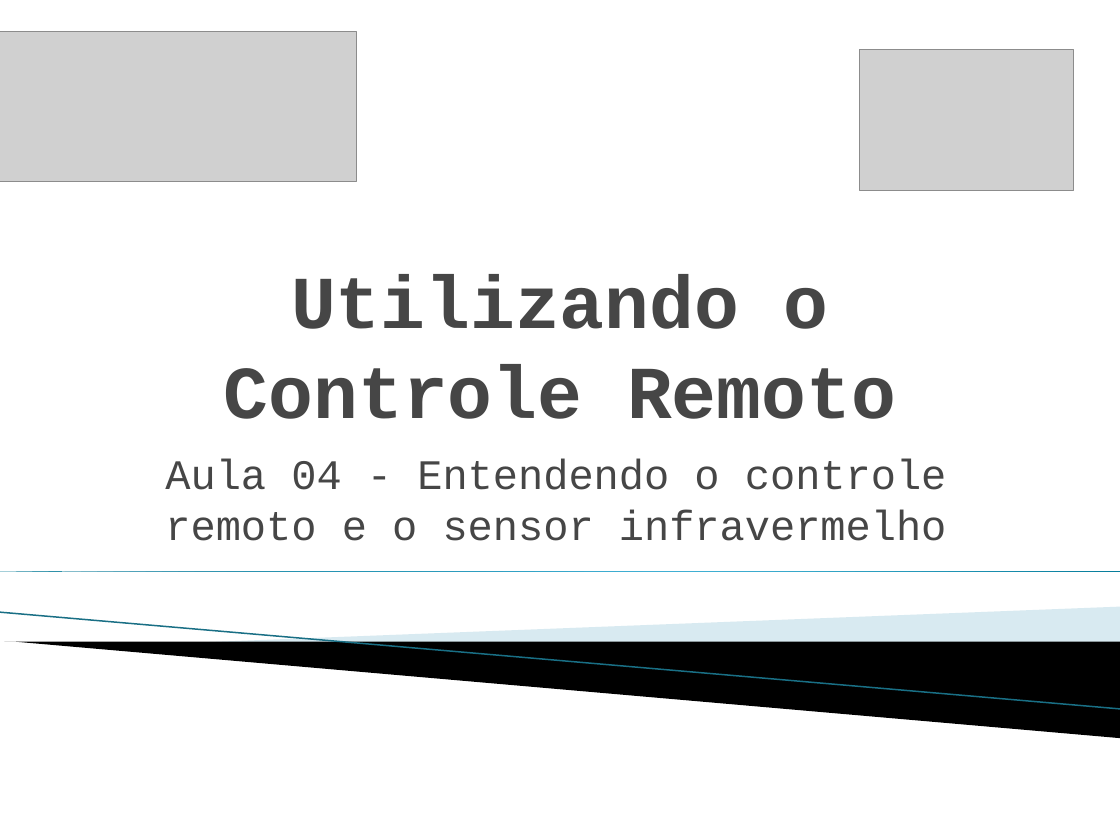
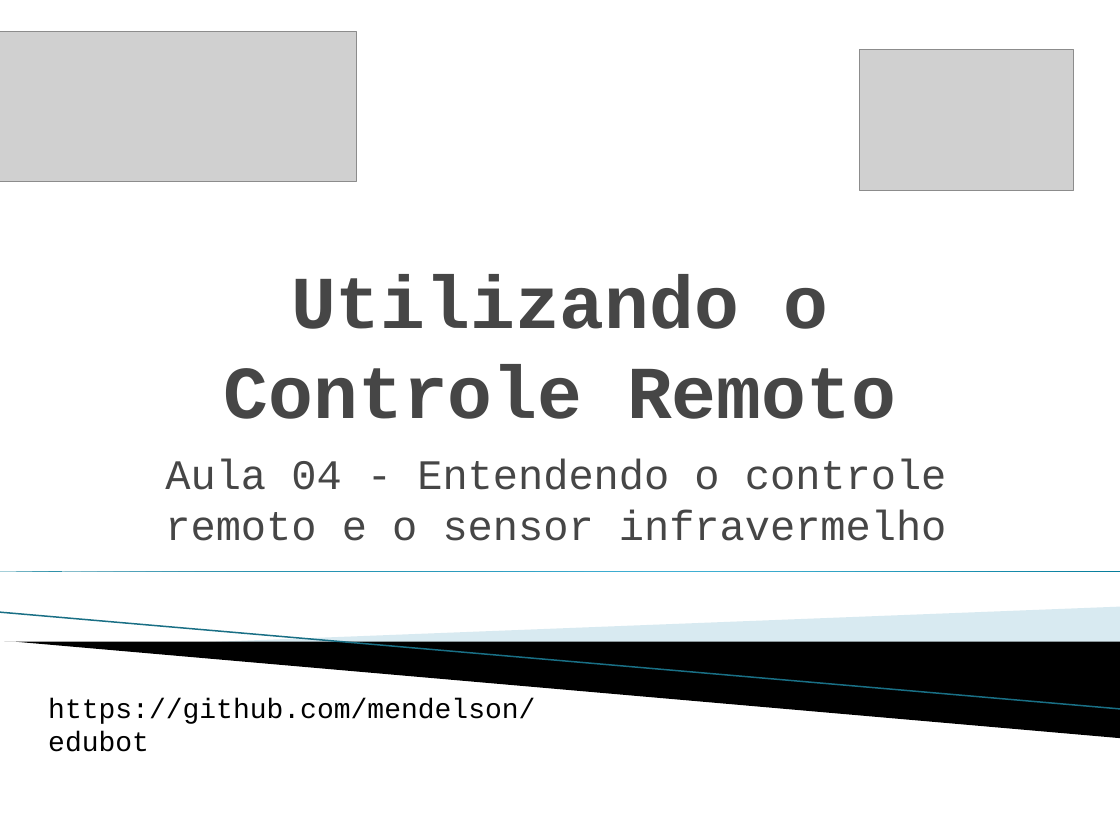
Before and after one commit to IEEE-RAS-UnB/edubot, a slide deck: slide 1 of Aula 04/Aula 04.pptx. Drawn at 1120x840 pixels with LibreOffice and Linux fonts; fonts in the diff are those of the drawing; grey boxes stand for pictures; background and template pictures are left out. Boxes give left, top, right and bottom in pixels: in the first picture for what was removed or moved away, otherwise in the second. Text is boxed around its words. In the diff, an @@ line names an element or a change of style, - is before the commit and + after.

```diff
--- a/Aula 04/Aula 04.pptx
+++ b/Aula 04/Aula 04.pptx
@@ text added at (48, 698, 535, 752), 18 pt, text #000000 @@
+https://github.com/mendelson/edubot
```
Also in this commit, not shown: 2 other slides changed, 2 other files.
